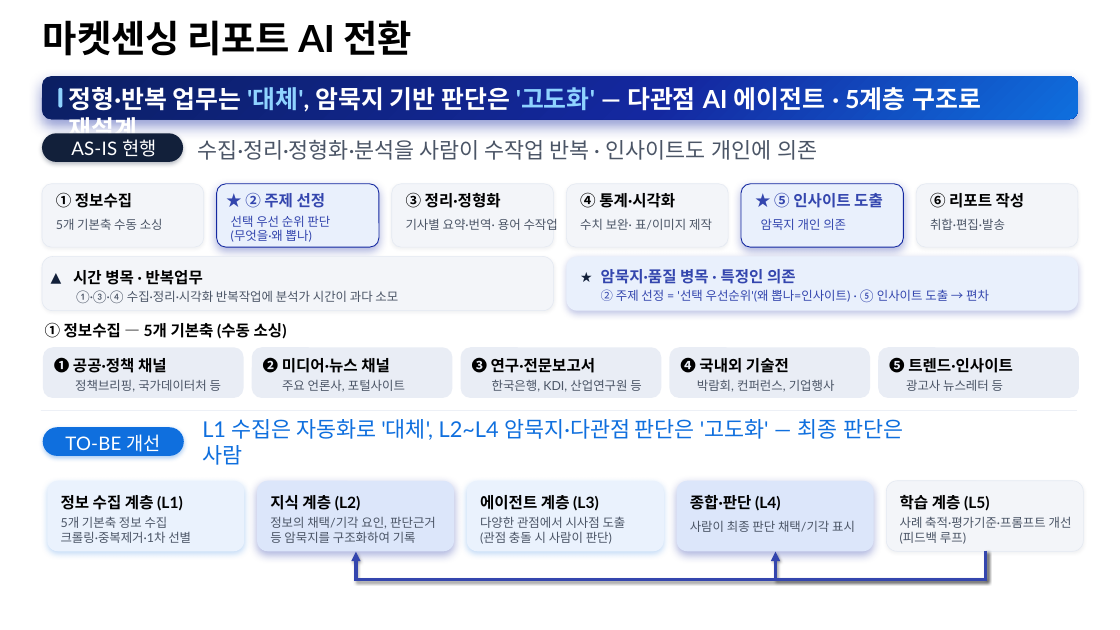
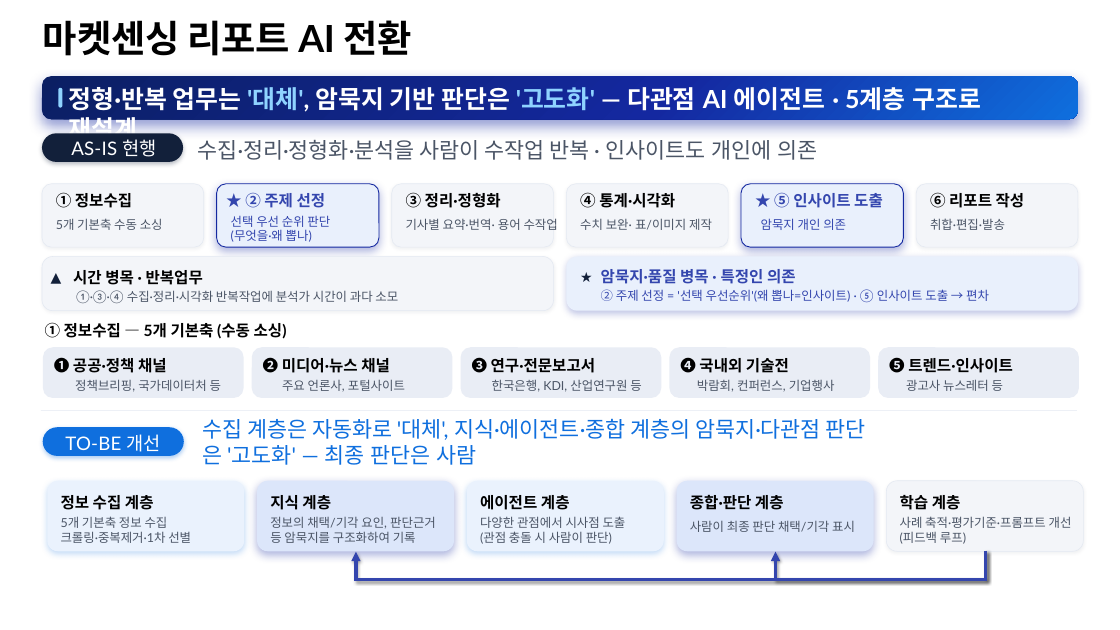
Before and after one commit to midoseo/E2E, a slide deck: slide 1 of 마켓센싱리포트_AI혁신_기획팀.pptx. Drawn at 1120x630 pixels with LibreOffice and Linux fonts; fonts in the diff are those of the drawing. Boxes give left, top, right and bottom in pixels: in the first picture for what was removed or moved away, otherwise in the second. Text is boxed around its words. In the diff, an @@ line names an element or a change of style, - is before the commit and + after.

Commit message:
용어 정합: AI 아키텍처 계층에서 L# 제거(이름/①~⑤로), 'L1~L6'은 회사 ERP 프로세스 전용화
- 과제정의서: 5계층 표 L1~L5→①~⑤, 본문 계층명으로
- 기획팀/추진계획 pptx: 계층 라벨 (L#) 제거
- 통합본: '정보수집(L1) 통합'→'정보수집 계층 통합' 개명, '수집자동화 설계(초안)' 시트 추가
- 구 (L1) 통합본 _archive 이동

```diff
--- a/마켓센싱리포트_AI혁신_기획팀.pptx
+++ b/마켓센싱리포트_AI혁신_기획팀.pptx
@@ text at (202, 418, 866, 465): text changed @@
-L1 수집은 자동화로 '대체', L2~L4 암묵지·다관점 판단은 '고도화' — 최종 판단은 사람
+수집 계층은 자동화로 '대체', 지식·에이전트·종합 계층의 암묵지·다관점 판단은 '고도화' — 최종 판단은 사람
@@ text at (61, 495, 154, 510): text changed @@
-정보 수집 계층 (L1)
+정보 수집 계층
@@ text at (270, 495, 331, 510): text changed @@
-지식 계층 (L2)
+지식 계층
@@ text at (480, 495, 570, 510): text changed @@
-에이전트 계층 (L3)
+에이전트 계층
@@ text at (690, 495, 784, 510): text changed @@
-종합·판단 (L4)
+종합·판단 계층
@@ text at (900, 495, 961, 510): text changed @@
-학습 계층 (L5)
+학습 계층
```
Also in this commit, not shown: 4 other files.
